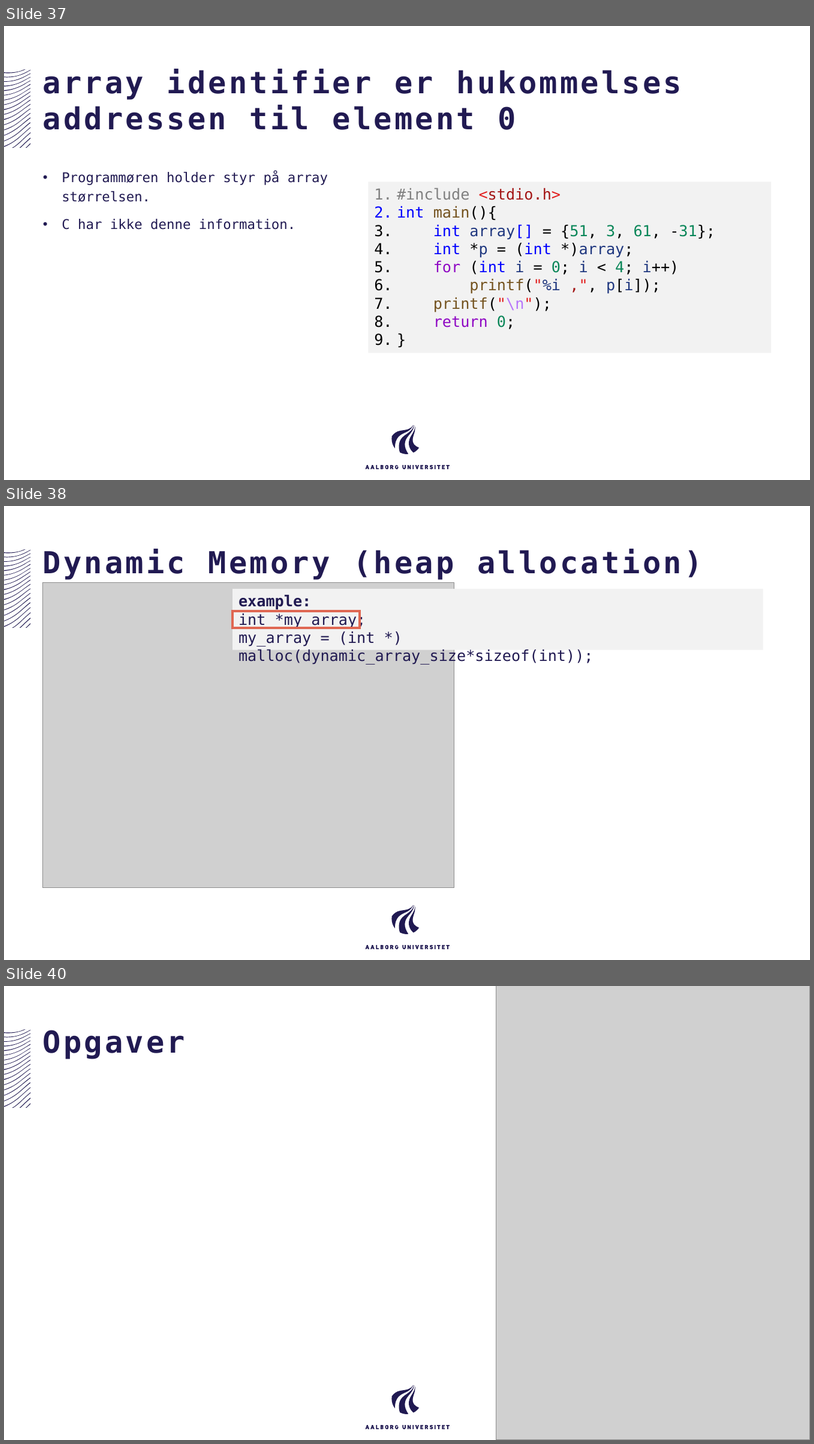
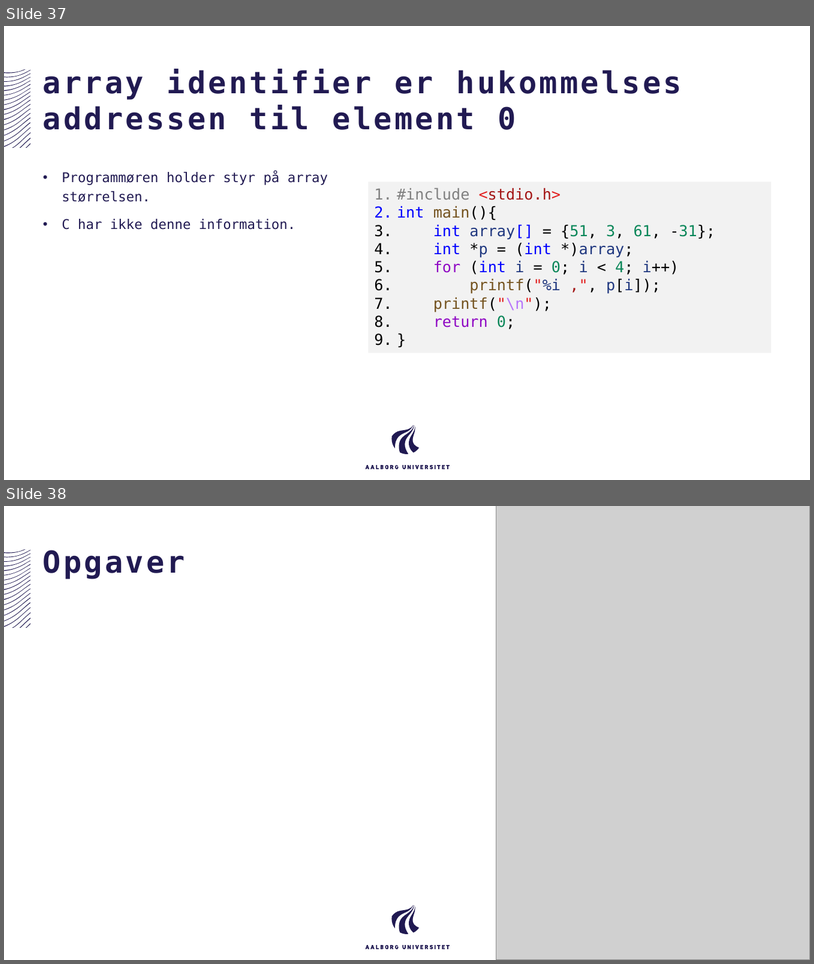
Before and after one commit to AAU-ST1-Programming/arrays_and_pointers, a slide deck: arrays_and_pointers.pptx. Shown one above the other, each under a label of ours: slides 37, 38 and 40 before the commit, slides 37 and 38 after it; the slides between them are not shown. The pictures are 814x1444 and 814x964 pixels, drawn with LibreOffice and Linux fonts; fonts in the diff are those of the drawing; grey boxes stand for pictures. Boxes give left, top, right and bottom in pixels: in the first picture for what was removed or moved away, otherwise in the second. Text is boxed around its words. In the diff, an @@ line names an element or a change of style, - is before the commit and + after.

```diff
--- a/arrays_and_pointers.pptx
+++ b/arrays_and_pointers.pptx
@@ slide 38 removed at (x1=4, y1=506, x2=810, y2=960), background #FFFFFF; not listed: 40 template elements that a slide beside it also shows @@
@@ title removed at (x1=43, y1=549, x2=702, y2=580) @@
-Dynamic Memory (heap allocation)
@@ picture removed at (x1=43, y1=582, x2=454, y2=887) @@
@@ rectangle removed at (x1=233, y1=589, x2=764, y2=650) @@
-example:
-int *my_array;
-my_array = (int *) malloc(dynamic_array_size*sizeof(int));
@@ rectangle removed at (x1=233, y1=611, x2=360, y2=628) @@
@@ what was slide 40 is now slide 38 @@
```
Also in this commit, not shown: 4 slides changed, 1 other slide removed, 4 other files.
